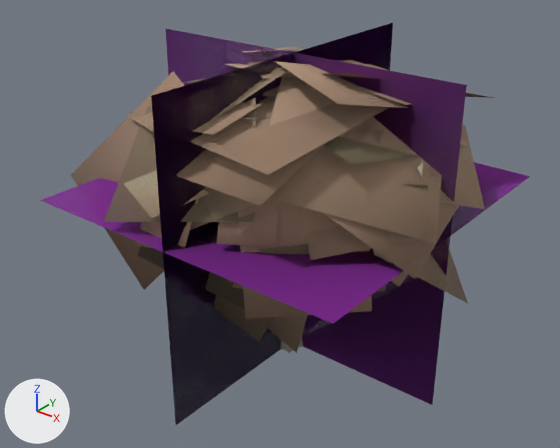
A saved change to the glTF model data/models/board/vegetation/tree-volcano-crown.glb.
The view is the same before and after, from a 50 mm lens placed at (41.0, -53.2, 46.0), pointed at (-0.9, -0.8, 13.6). The axes (+X, +Y, +Z) are drawn at lower left. The lights are the same throughout. The picture after the commit comes second. Where no turn or scale is listed for an object, it has been applied to the vertices. Vertices at exactly the same position are counted once.

In view in the first picture: 'tree-volcano-crown-lod0.001', 'tree-volcano-crown-lod1.001', 'tree-volcano-crown-lod2.001', 'tree-volcano-crown-lod3.001'.
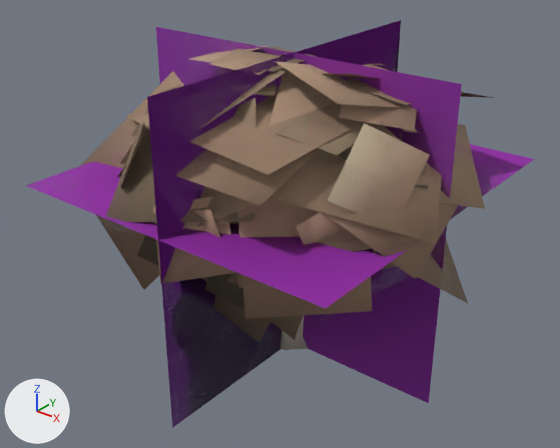
Pixel boxes (x1, y1, x2, y2) of what changed, in the pictures (560 x 448 px):
'tree-volcano-crown-lod3.001', reshaped
    before: (41, 23, 530, 425)
    after: (26, 20, 534, 427)
'tree-volcano-crown-lod0.001', reshaped (mostly hidden before)
    before: (120, 46, 468, 353)
    after: (118, 45, 444, 349)
part 1 of me_tree_volcano_crown_lod0, rebuilt (mostly hidden before)
    before: (287, 346, 299, 353)
    after: (276, 315, 308, 349)
part 2 of me_tree_volcano_crown_lod0, deleted (mostly hidden)
    before: (120, 46, 468, 292)
part 3 of me_tree_volcano_crown_lod0, built on (brown)
    after: (118, 45, 444, 289)

Diff of the bpy script that builds the scene:
```diff
--- a/data/models/board/vegetation/tree-volcano-crown.glb.py
+++ b/data/models/board/vegetation/tree-volcano-crown.glb.py
@@ me_tree_volcano_crown_lod0 @@
 # used by ob_tree_volcano_crown_lod0_001; location = (0.0, 0.0, 0.0)
-me_tree_volcano_crown_lod0.from_pydata(...)  # 1385 vertices, 1282 faces; spans x -15.9..16.4, y -16.7..16.5, z 0.0..30.0
+me_tree_volcano_crown_lod0.from_pydata(...)  # 1308 vertices, 1344 faces; spans x -17.3..16.0, y -17.1..18.0, z 0.0..30.0
+# me_tree_volcano_crown_lod0 part 1: the loose piece of 31 vertices spanning x -1.9..1.5, y -1.8..2.1, z 0.0..11.7 is rebuilt with 31 vertices and now spans x -1.3..2.1, y -2.0..1.6, z 0.0..12.2
+# me_tree_volcano_crown_lod0 part 2: 196 loose pieces with 901 vertices, spanning x -15.9..16.4, y -16.7..16.5, z 9.7..30.0, are deleted
+# me_tree_volcano_crown_lod0 part 3: 138 vertices removed from x -11.4..12.6, y -12.6..12.3, z 11.2..28.8; 962 vertices added at x -17.3..16.0, y -17.1..18.0, z 11.1..30.0
+# other edits to the shape of me_tree_volcano_crown_lod0 do not show in these pictures
 me_tree_volcano_crown_lod0.materials.append(mat_bark_volcano)
@@ me_tree_volcano_crown_lod3 @@
 # used by ob_tree_volcano_crown_lod3_001; location = (0.0, 0.0, 0.0)
-me_tree_volcano_crown_lod3.from_pydata(...)  # 12 vertices, 6 faces; spans x -15.9..16.4, y -16.7..16.5, z 0.0..30.0
-me_tree_volcano_crown_lod3.vertices[0].co = (-15.9, 0.0, 0.0)  # pixel (182, 291)
-me_tree_volcano_crown_lod3.vertices[1].co = (16.4, 0.0, 0.0)  # pixel (432, 404)
-me_tree_volcano_crown_lod3.vertices[2].co = (16.4, 0.0, 30.0)  # pixel (466, 85)
-me_tree_volcano_crown_lod3.vertices[3].co = (-15.9, 0.0, 30.0)  # pixel (165, 28)
-me_tree_volcano_crown_lod3.vertices[4].co = (0.0, -16.7, 0.0)  # pixel (175, 425)
-me_tree_volcano_crown_lod3.vertices[5].co = (0.0, 16.5, 0.0)
-me_tree_volcano_crown_lod3.vertices[6].co = (0.0, 16.5, 30.0)  # pixel (392, 22)
-me_tree_volcano_crown_lod3.vertices[7].co = (0.0, -16.7, 30.0)  # pixel (151, 95)
-me_tree_volcano_crown_lod3.vertices[8].co = (-15.9, -16.7, 17.3)  # pixel (39, 200)
-me_tree_volcano_crown_lod3.vertices[9].co = (16.4, -16.7, 17.3)  # pixel (333, 323)
-me_tree_volcano_crown_lod3.vertices[10].co = (16.4, 16.5, 17.3)  # pixel (530, 176)
-me_tree_volcano_crown_lod3.vertices[11].co = (-15.9, 16.5, 17.3)
+me_tree_volcano_crown_lod3.from_pydata(...)  # 12 vertices, 6 faces; spans x -17.3..16.0, y -17.1..18.0, z 0.0..30.0
+# me_tree_volcano_crown_lod3 part 4
+me_tree_volcano_crown_lod3.vertices[0].co = (-17.3, 0.0, 0.0)
+me_tree_volcano_crown_lod3.vertices[1].co = (16.0, 0.0, 0.0)  # pixel (428, 403)
+me_tree_volcano_crown_lod3.vertices[2].co = (16.0, 0.0, 30.0)  # pixel (461, 84)
+me_tree_volcano_crown_lod3.vertices[3].co = (-17.3, 0.0, 30.0)  # pixel (155, 26)
+me_tree_volcano_crown_lod3.vertices[4].co = (0.0, -17.1, 0.0)  # pixel (172, 427)
+me_tree_volcano_crown_lod3.vertices[5].co = (0.0, 18.0, 0.0)
+me_tree_volcano_crown_lod3.vertices[6].co = (0.0, 18.0, 30.0)  # pixel (400, 20)
+me_tree_volcano_crown_lod3.vertices[7].co = (0.0, -17.1, 30.0)  # pixel (147, 97)
+me_tree_volcano_crown_lod3.vertices[8].co = (-17.3, -17.1, 18.6)  # pixel (25, 185)
+me_tree_volcano_crown_lod3.vertices[9].co = (16.0, -17.1, 18.6)  # pixel (325, 308)
+me_tree_volcano_crown_lod3.vertices[10].co = (16.0, 18.0, 18.6)  # pixel (534, 159)
+me_tree_volcano_crown_lod3.vertices[11].co = (-17.3, 18.0, 18.6)
 me_tree_volcano_crown_lod3.materials.append(mat_impostor)
```
